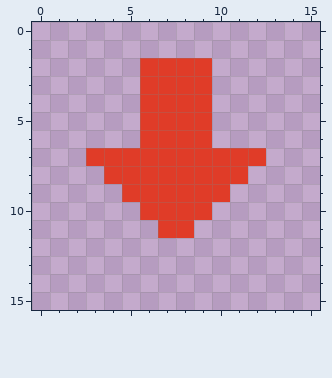
Pixel-art sprite -- app/src/main/res/drawable/downarrow.png. The picture above was drawn from the file before the commit.
The file is 64x64 pixels, drawn in blocks of 4x4; one block is one cell here.
And afterwards:
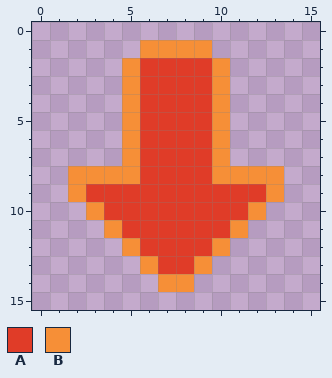
Palette (. is transparent): A #e03c28  B #f68f37
Change:
@@ x 0..15 @@
  0 ................
- 1 ................
- 2 ......AAAA......
- 3 ......AAAA......
- 4 ......AAAA......
- 5 ......AAAA......
- 6 ......AAAA......
- 7 ...AAAAAAAAAA...
- 8 ....AAAAAAAA....
- 9 .....AAAAAA.....
-10 ......AAAA......
-11 .......AA.......
-12 ................
-13 ................
-14 ................
+ 1 ......BBBB......
+ 2 .....BAAAAB.....
+ 3 .....BAAAAB.....
+ 4 .....BAAAAB.....
+ 5 .....BAAAAB.....
+ 6 .....BAAAAB.....
+ 7 .....BAAAAB.....
+ 8 ..BBBBAAAABBBB..
+ 9 ..BAAAAAAAAAAB..
+10 ...BAAAAAAAAB...
+11 ....BAAAAAAB....
+12 .....BAAAAB.....
+13 ......BAAB......
+14 .......BB.......
 15 ................
